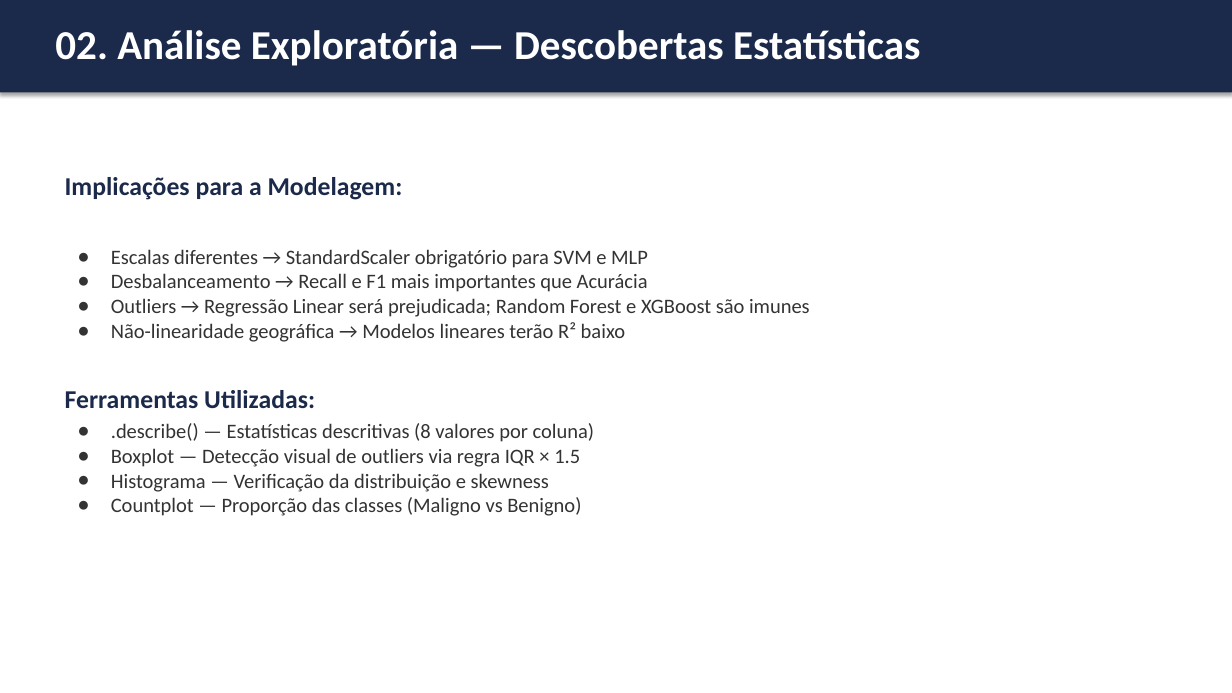
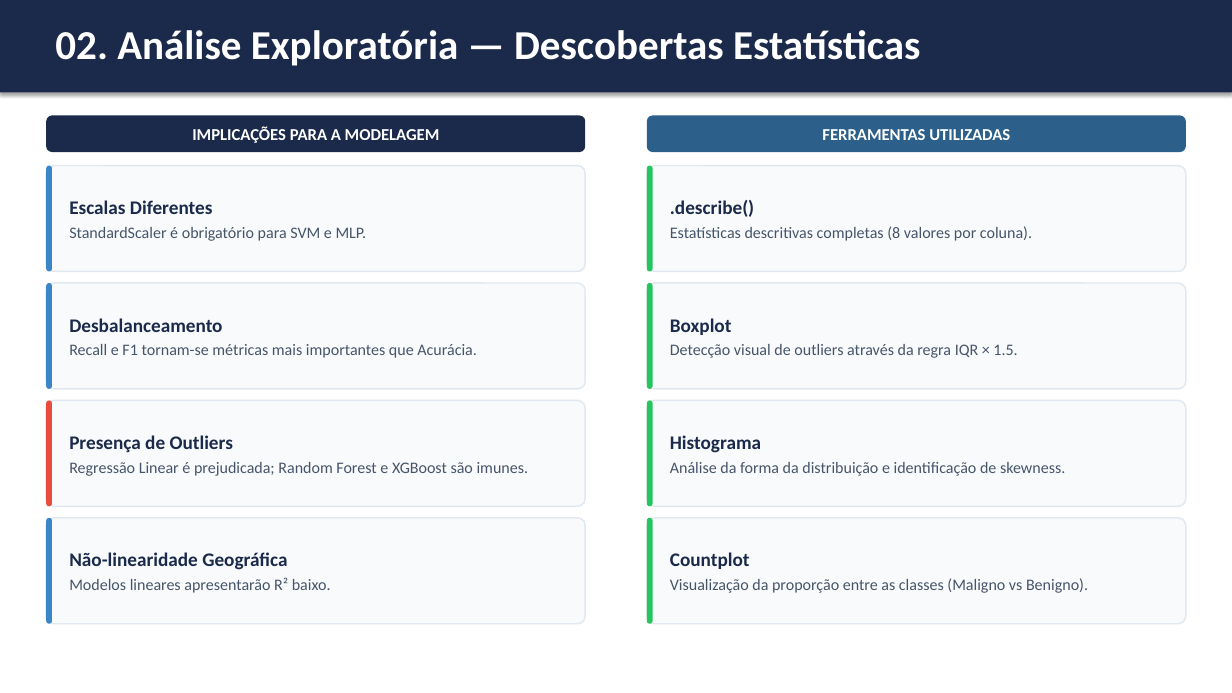
Before and after one commit to Jacsonrn/ufrn-dca3606-ml-comparative-analysis, a slide deck: slide 7 of Apresentacao_Projeto_ML.pptx. Drawn at 1232x693 pixels with LibreOffice and Linux fonts; fonts in the diff are those of the drawing. Boxes give left, top, right and bottom in pixels: in the first picture for what was removed or moved away, otherwise in the second. Text is boxed around its words. In the diff, an @@ line names an element or a change of style, - is before the commit and + after.

```diff
--- a/Apresentacao_Projeto_ML.pptx
+++ b/Apresentacao_Projeto_ML.pptx
@@ rounded rectangle added at bbox=[46, 116, 585, 152], fill #1B2A4A @@
@@ rounded rectangle added at bbox=[647, 116, 1186, 152], fill #2C5F8A @@
@@ text added at bbox=[192, 127, 440, 143], 13 pt, text #FFFFFF, bold @@
+IMPLICAÇÕES PARA A MODELAGEM
@@ text added at bbox=[822, 129, 1010, 140], 13 pt, text #FFFFFF, bold @@
+FERRAMENTAS UTILIZADAS
@@ rounded rectangle added at bbox=[46, 165, 585, 272], fill #F8FAFC, outline #E2E8F0 1.13 pt @@
@@ rounded rectangle added at bbox=[46, 165, 52, 272], fill #3A86C8 @@
@@ text removed at bbox=[65, 177, 810, 516] @@
-Implicações para a Modelagem:
-● Escalas diferentes → StandardScaler obrigatório para SVM e MLP
-● Desbalanceamento → Recall e F1 mais importantes que Acurácia
-● Outliers → Regressão Linear será prejudicada; Random Forest e XGBoost são imunes
-● Não-linearidade geográfica → Modelos lineares terão R² baixo
-Ferramentas Utilizadas:
-● .describe() — Estatísticas descritivas (8 valores por coluna)
-● Boxplot — Detecção visual de outliers via regra IQR × 1.5
-● Histograma — Verificação da distribuição e skewness
-● Countplot — Proporção das classes (Maligno vs Benigno)
@@ rounded rectangle added at bbox=[647, 165, 1186, 272], fill #F8FAFC, outline #E2E8F0 1.13 pt @@
@@ rounded rectangle added at bbox=[647, 165, 653, 272], fill #22C55E @@
@@ text added at bbox=[69, 200, 367, 241], 12.5 pt, text #475569 @@
+Escalas Diferentes
+StandardScaler é obrigatório para SVM e MLP.
@@ text added at bbox=[670, 200, 1032, 241], 12.5 pt, text #475569 @@
+.describe()
+Estatísticas descritivas completas (8 valores por coluna).
@@ rounded rectangle added at bbox=[46, 283, 585, 389], fill #F8FAFC, outline #E2E8F0 1.13 pt @@
@@ rounded rectangle added at bbox=[46, 283, 52, 389], fill #3A86C8 @@
@@ rounded rectangle added at bbox=[647, 283, 1186, 389], fill #F8FAFC, outline #E2E8F0 1.13 pt @@
@@ rounded rectangle added at bbox=[647, 283, 653, 389], fill #22C55E @@
@@ text added at bbox=[69, 318, 477, 358], 12.5 pt, text #475569 @@
+Desbalanceamento
+Recall e F1 tornam-se métricas mais importantes que Acurácia.
@@ text added at bbox=[670, 318, 1017, 358], 12.5 pt, text #475569 @@
+Boxplot
+Detecção visual de outliers através da regra IQR × 1.5.
@@ rounded rectangle added at bbox=[46, 400, 585, 506], fill #F8FAFC, outline #E2E8F0 1.13 pt @@
@@ rounded rectangle added at bbox=[46, 400, 52, 506], fill #E74C3C @@
@@ rounded rectangle added at bbox=[647, 400, 1186, 506], fill #F8FAFC, outline #E2E8F0 1.13 pt @@
@@ rounded rectangle added at bbox=[647, 400, 653, 506], fill #22C55E @@
@@ text added at bbox=[69, 435, 529, 476], 12.5 pt, text #475569 @@
+Presença de Outliers
+Regressão Linear é prejudicada; Random Forest e XGBoost são imunes.
@@ text added at bbox=[670, 435, 1065, 476], 12.5 pt, text #475569 @@
+Histograma
+Análise da forma da distribuição e identificação de skewness.
@@ rounded rectangle added at bbox=[46, 518, 585, 624], fill #F8FAFC, outline #E2E8F0 1.13 pt @@
@@ rounded rectangle added at bbox=[46, 518, 52, 624], fill #3A86C8 @@
@@ rounded rectangle added at bbox=[647, 518, 1186, 624], fill #F8FAFC, outline #E2E8F0 1.13 pt @@
@@ rounded rectangle added at bbox=[647, 518, 653, 624], fill #22C55E @@
@@ text added at bbox=[69, 552, 331, 593], 12.5 pt, text #475569 @@
+Não-linearidade Geográfica
+Modelos lineares apresentarão R² baixo.
@@ text added at bbox=[670, 552, 1088, 593], 12.5 pt, text #475569 @@
+Countplot
+Visualização da proporção entre as classes (Maligno vs Benigno).
```
Also in this commit, not shown: 7 other slides changed.
